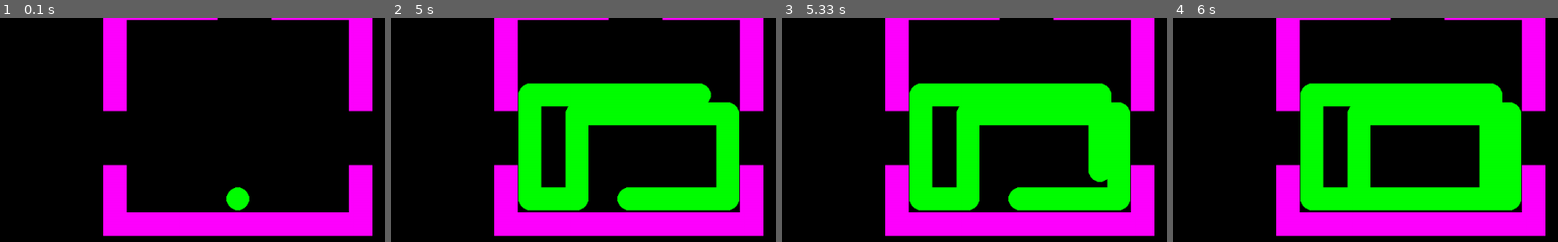
Above: before the commit, frames 1-4 (left to right).
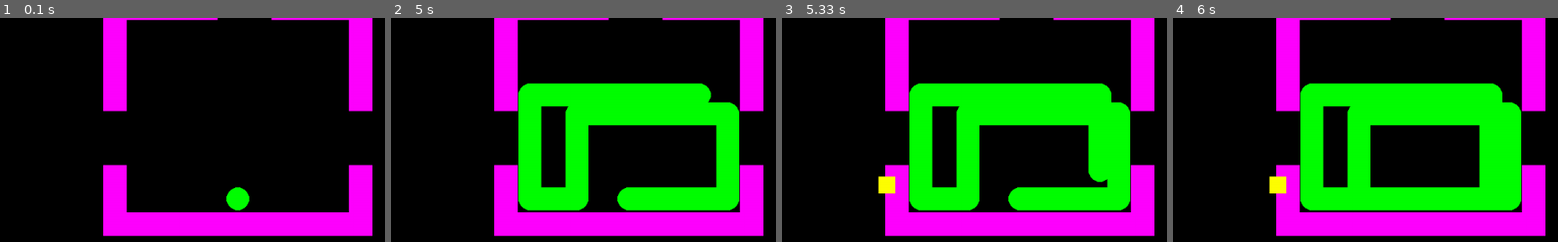
Above: after the commit, the same moments.

Repository: mcelrea/PyGameTag
Game: pygame game, started from Main.py
Two runs of this game, one before a commit and one after it. Both use one fixed random seed, a clock stepped at 60 frames per second and the inputs below.
Inputs:
- Up to frame 1 (0.1 s): no input
- Up to frame 2 (5 s): hold W 0.33-0.8 s; hold Right 0.33-0.8 s; hold Space 0.83-1.3 s; hold Right 0.83-1.3 s; hold D 0.83-1.3 s; tap J at 0.9, 1.2, 1.4, 1.7, 1.9, 2.23, 2.53, 2.73, 3.03, 3.3, 3.63, 3.93, 4.07, 4.47, 4.77 s; tap I at 0.98, 2.32, 3.72 s; hold Right 1.33-1.8 s; hold D 1.33-1.8 s; tap K at 1.48, 2.82, 4.15 s; hold Up 1.83-2.13 s; hold W 1.83-2.13 s; hold Right 2.17-2.63 s; hold D 2.17-2.63 s; hold Left 2.67-3.2 s; hold A 2.67-3.2 s; hold Down 3.23-3.53 s; hold S 3.23-3.53 s; hold Left 3.57-3.97 s; hold A 3.57-3.97 s; hold Up 4-4.37 s; hold W 4-4.37 s; hold Right from 4.4 s (still down); hold D from 4.4 s (still down)
- Up to frame 3 (5.33 s): release Right at 5.03 s; release D at 5.03 s; hold Down from 5.07 s (still down); hold S from 5.07 s (still down); tap J at 5.13 s; tap I at 5.22 s
- Up to frame 4 (6 s): release Down at 5.43 s; release S at 5.43 s; hold Left 5.47-5.93 s; hold A 5.47-5.93 s; tap J at 5.53, 5.83 s; tap K at 5.62 s; hold Right from 5.97 s (still down); hold D from 5.97 s (still down)
The pictures show only the part of the screen within x 22-72%, y 50-100%; the shares and areas given below are measured in that part.

Frames 1-2 are identical in both runs. In frame 3, 0.4% of the frame differs, in the area x 24-30%, y 70-79%; in frame 4, 0.4%.

Commit message:
added speed powerup

Diff:
--- a/Main.py
+++ b/Main.py
@@ -10,6 +10,7 @@
 pygame.font.init()
 clock = pygame.time.Clock()
 scoreFont = pygame.font.SysFont('Comic Sans MS', 20)
+gameStatus = "playing"
 
 #launch a window of the desired size, screen equals a Surface which is an object
 #we can perform graphical operations on. Think of a Surface as a blank piece of paper
@@ -18,13 +19,23 @@
 #variable to control the game loop, keeps our code running until we flip it to True
 done = False
 
+#speed powerup variables
+speedPowerX = 0
+speedPowerY = 0
+speedOnScreenTime = 5000
+speedOnScreenDelay = 5000
+nextTimeOnScreen = 5000
+speedPowerAlive = False
+speedBoostAffectTime = 5000
+
 tagDelay = 1000 #1000 = 1 second
 nextTagAllowed = 1000
 
-#player attributes (x, y, color, speed, it, reversed, score, up, down, left, right, score)
-redPlayer = [100, 100, (255,0,0), 5, False, False, 0, pygame.K_w, pygame.K_s, pygame.K_a, pygame.K_d, 0]
-bluePlayer = [300, 300, (0,0,255), 5, False, False, 0, pygame.K_i, pygame.K_k, pygame.K_j, pygame.K_l, 0]
-greenPlayer = [600, 600, (0,255,0), 5, False, False, 0, pygame.K_UP, pygame.K_DOWN, pygame.K_LEFT, pygame.K_RIGHT, 0]
+#                   0  1    2      3     4    5        6      7   8     9      10    11         12              13                14                 15
+#player attributes (x, y, color, speed, it, reversed, score, up, down, left, right, score, hasSpeedPowerUP, timeGotSpeed, hasReversedControls, timeGotReversed)
+redPlayer = [100, 100, (255,0,0), 7, False, False, 0, pygame.K_w, pygame.K_s, pygame.K_a, pygame.K_d, 0, False, 0, False, 0]
+bluePlayer = [300, 300, (0,0,255), 7, False, False, 0, pygame.K_i, pygame.K_k, pygame.K_j, pygame.K_l, 0, False, 0, False, 0]
+greenPlayer = [600, 600, (0,255,0), 7, False, False, 0, pygame.K_UP, pygame.K_DOWN, pygame.K_LEFT, pygame.K_RIGHT, 0, False, 0, False, 0]
 
 #create the maps
 map1Background = [pygame.Rect(0, 0, 400, 900),
@@ -49,6 +60,48 @@
         pygame.draw.rect(screen, (255,0,255), mapWalls[i], 0)
 
 
+def updateSpeedPowerUp():
+    global speedPowerAlive
+    global speedPowerX
+    global speedPowerY
+    global nextTimeOnScreen
+    redHitBox = pygame.Rect(redPlayer[0] - 17, redPlayer[1] - 17, 34, 34)
+    blueHitBox = pygame.Rect(bluePlayer[0] - 17, bluePlayer[1] - 17, 34, 34)
+    greenHitBox = pygame.Rect(greenPlayer[0] - 17, greenPlayer[1] - 17, 34, 34)
+    speedHitBox = pygame.Rect(speedPowerX, speedPowerY, 25, 25)
+    if speedPowerAlive == False:
+        if pygame.time.get_ticks() > nextTimeOnScreen:
+            speedPowerAlive = True
+            speedPowerX = random.randint(0, 1150)
+            speedPowerY = random.randint(0, 850)
+    if speedPowerAlive == True:
+        if greenHitBox.colliderect(speedHitBox):
+            greenPlayer[3] = 10 #set the increase the speed
+            greenPlayer[12] = True #set that the player has a speed boost
+            greenPlayer[13] = pygame.time.get_ticks() #time stamp when the player go the speed boost
+            speedPowerAlive = False
+            nextTimeOnScreen = pygame.time.get_ticks() + speedOnScreenDelay
+        elif blueHitBox.colliderect(speedHitBox):
+            bluePlayer[3] = 10 #set the increase the speed
+            bluePlayer[12] = True #set that the player has a speed boost
+            bluePlayer[13] = pygame.time.get_ticks() #time stamp when the player go the speed boost
+            speedPowerAlive = False
+            nextTimeOnScreen = pygame.time.get_ticks() + speedOnScreenDelay
+        elif redHitBox.colliderect(speedHitBox):
+            redPlayer[3] = 10 #set the increase the speed
+            redPlayer[12] = True #set that the player has a speed boost
+            redPlayer[13] = pygame.time.get_ticks() #time stamp when the player go the speed boost
+            speedPowerAlive = False
+            nextTimeOnScreen = pygame.time.get_ticks() + speedOnScreenDelay
+        if pygame.time.get_ticks() > nextTimeOnScreen+speedOnScreenTime:
+            speedPowerAlive = False
+            nextTimeOnScreen = pygame.time.get_ticks() + speedOnScreenDelay
+
+def drawSpeedPowerUp():
+    if speedPowerAlive == True:
+        pygame.draw.rect(screen, (255,255,0),
+                         pygame.Rect(speedPowerX,speedPowerY,25,25))
+
 # Create Task: Algorithm within an Algorithm
 def checkForInput(player):
     oldx = player[0]
@@ -57,16 +110,16 @@
     pressed = pygame.key.get_pressed()
     #check for up key being pressed
     if pressed[player[7]]:
-        player[1] -= 7
+        player[1] -= player[3]
     # check for down key being pressed
     if pressed[player[8]]:
-        player[1] += 7
+        player[1] += player[3]
     #check for left key being pressed
     if pressed[player[9]]:
-        player[0] -= 7
+        player[0] -= player[3]
     #check for right key being pressed
     if pressed[player[10]]:
-        player[0] += 7
+        player[0] += player[3]
 
     #check for collision with walls
     collision = checkForCollision(player,map1Walls)
@@ -80,6 +133,12 @@
         player[0] = oldx
         player[1] = oldy
 
+
+def updatePlayer(player):
+    if player[12] == True: #if they have the speed boost
+        if pygame.time.get_ticks() > player[13] + speedBoostAffectTime:
+            player[12] = False #player no longer has speed boost
+            player[3] = 7
 
 def checkForTag():
     global nextTagAllowed
@@ -198,21 +257,43 @@
         #if the event is a click on the "X" close button
         if event.type == pygame.QUIT:
             done = True
-
-    #check for user input
-    checkForInput(redPlayer)
-    checkForInput(bluePlayer)
-    checkForInput(greenPlayer)
-
-    checkForTag()
-    updateScore()
-
-    #draw all the graphics
-    drawMap(map1Background, map1Walls)
-    drawPlayer(redPlayer)
-    drawPlayer(greenPlayer)
-    drawPlayer(bluePlayer)
-    drawScore()
+        if event.type == pygame.KEYDOWN:
+            if event.key == pygame.K_SPACE:
+                if gameStatus == "gameOver":
+                    redPlayer[11] = 0
+                    bluePlayer[11] = 0
+                    greenPlayer[11] = 0
+                    redPlayer[3] = 7
+                    redPlayer[12] = False
+                    bluePlayer[3] = 7
+                    bluePlayer[12] = False
+                    greenPlayer[3] = 7
+                    greenPlayer[12] = False
+                    gameStatus = "playing"
+
+    if gameStatus == "playing":
+        #check for user input
+        checkForInput(redPlayer)
+        checkForInput(bluePlayer)
+        checkForInput(greenPlayer)
+
+        checkForTag()
+        updateScore()
+        updateSpeedPowerUp()
+        updatePlayer(redPlayer)
+        updatePlayer(bluePlayer)
+        updatePlayer(greenPlayer)
+
+        #draw all the graphics
+        drawMap(map1Background, map1Walls)
+        drawSpeedPowerUp()
+        drawPlayer(redPlayer)
+        drawPlayer(greenPlayer)
+        drawPlayer(bluePlayer)
+        drawScore()
+
+        if redPlayer[11] >= 30000 or bluePlayer[11] >= 30000 or greenPlayer[11] >= 30000:
+            gameStatus = "gameOver"
 
     #Show any graphical updates you have made to the screen
     pygame.display.flip()
